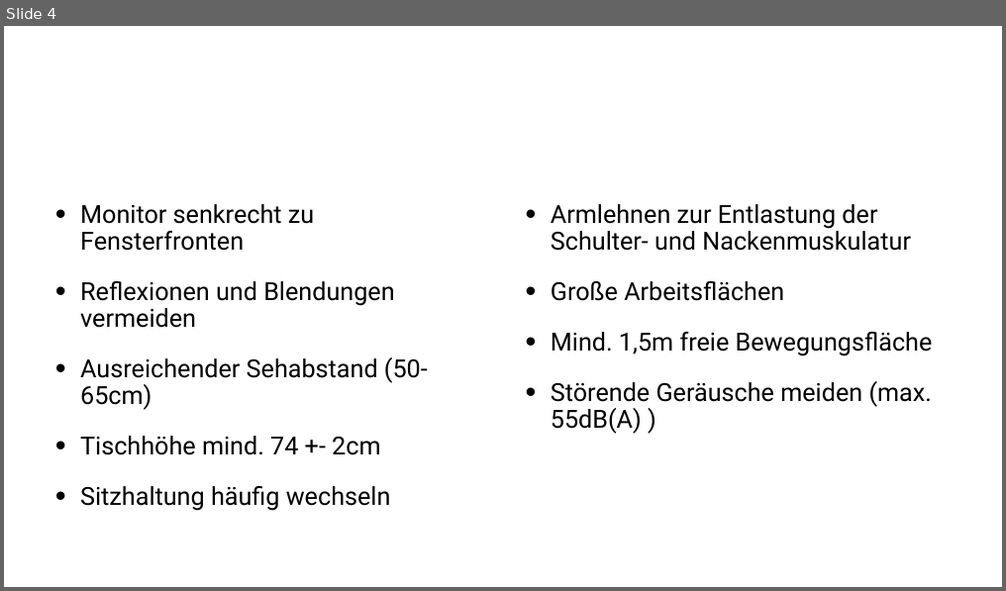
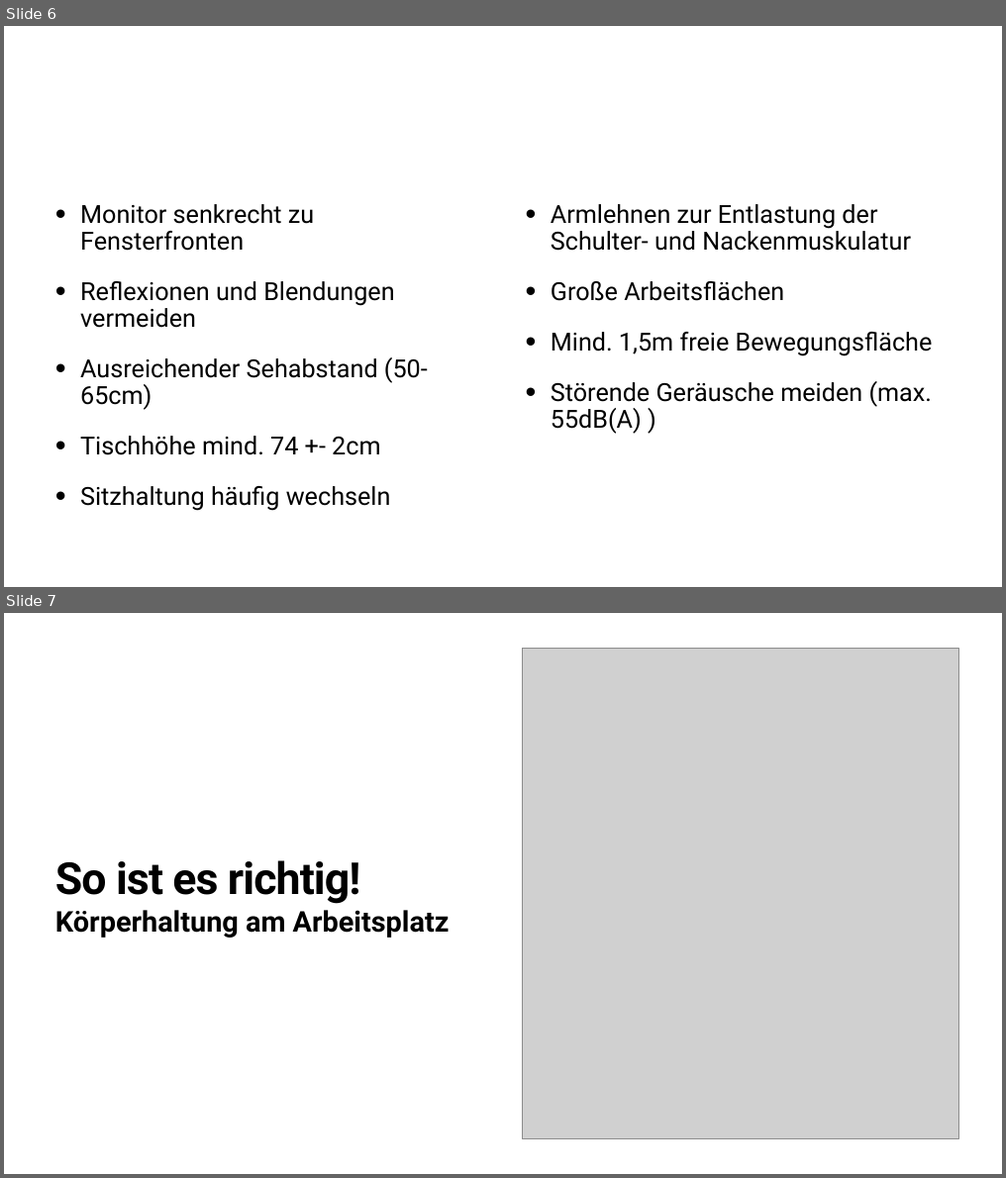
Before and after one commit to SteevieB/Ergonomie, a slide deck: Vortrag - Ergonomie am Arbeitsplatz.pptx. Shown one above the other, each under a label of ours: slide 4 before the commit, slides 6 and 7 after it. The pictures are 1006x591 and 1006x1178 pixels, drawn with LibreOffice and Linux fonts; fonts in the diff are those of the drawing; grey boxes stand for pictures. Boxes give left, top, right and bottom in pixels: in the first picture for what was removed or moved away, otherwise in the second. Text is boxed around its words. In the diff, an @@ line names an element or a change of style, - is before the commit and + after.

```diff
--- a/Vortrag - Ergonomie am Arbeitsplatz.pptx
+++ b/Vortrag - Ergonomie am Arbeitsplatz.pptx
@@ slide 7 added at [4, 613, 1002, 1174], background #FFFFFF @@
@@ picture added at [522, 649, 958, 1139] @@
@@ title added at [55, 861, 361, 904], 85 pt, text #000000, bold @@
+So ist es richtig!
@@ text added at [55, 910, 450, 938], 55 pt, text #000000, bold @@
+Körperhaltung am Arbeitsplatz
@@ what was slide 4 is now slide 6 @@
```
Also in this commit, not shown: 1 slide changed, 5 other slides added, 2 slides removed, 3 other files.
